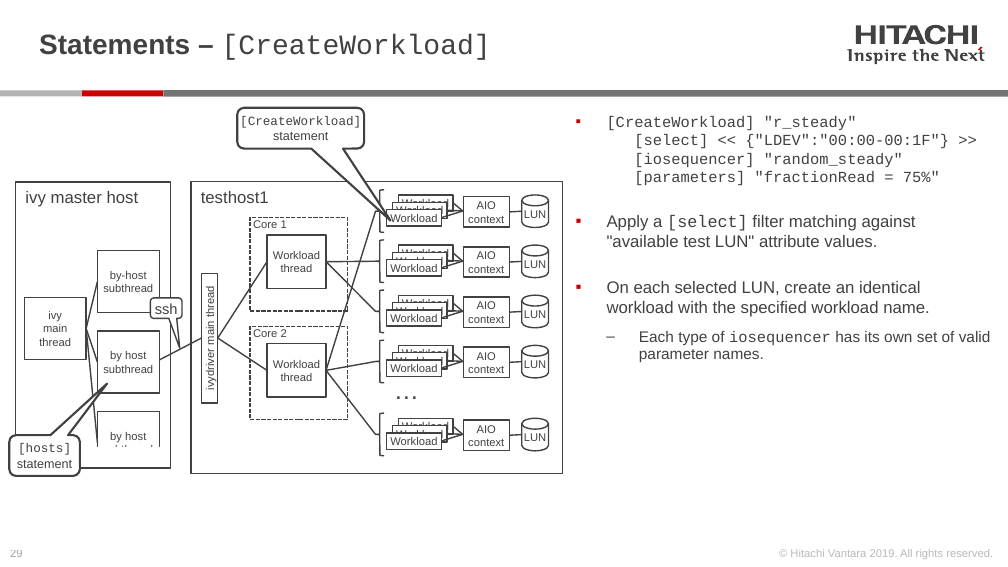
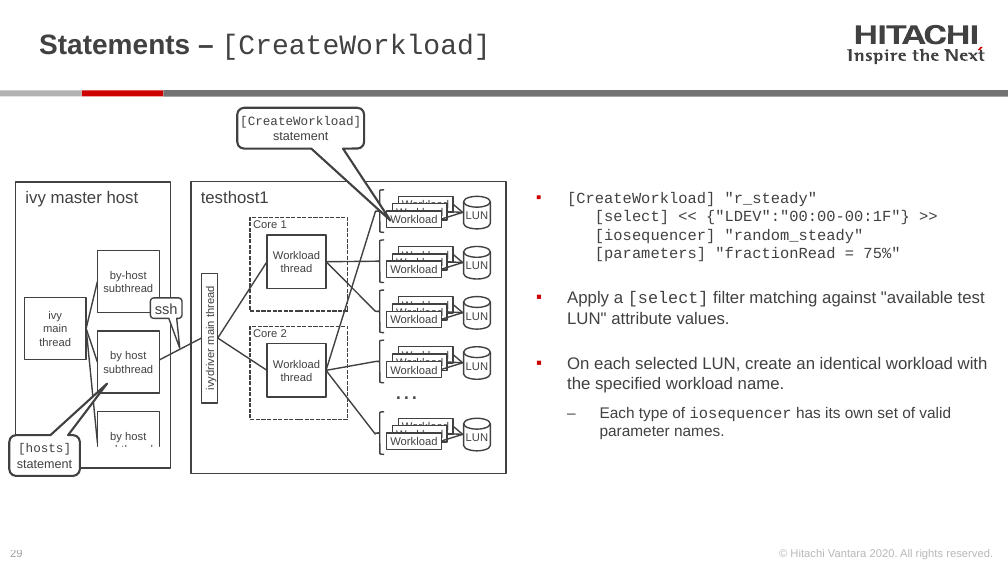
Before and after one commit to Hitachi-Data-Systems/ivy, a slide deck: slide 29 of doc/Programming the ivy engine.pptx. Drawn at 1008x567 pixels with LibreOffice and Linux fonts; fonts in the diff are those of the drawing. Boxes give left, top, right and bottom in pixels: in the first picture for what was removed or moved away, otherwise in the second. Text is boxed around its words. In the diff, an @@ line names an element or a change of style, - is before the commit and + after.

```diff
--- a/doc/Programming the ivy engine.pptx
+++ b/doc/Programming the ivy engine.pptx
@@ rectangle "testhost1": place and size @@
-rectangle "testhost1" at (191, 181, 562, 473)
+rectangle "testhost1" at (191, 181, 506, 473)
@@ rectangle removed at (464, 197, 510, 227) @@
-AIO context
@@ text "[CreateWorkload] "r_steady" [select] << {"LDEV":"00:00-00:1F ..." rewrapped from (607, 116, 991, 362) to (567, 192, 988, 439) @@
@@ line removed from (509, 212) to (522, 212) @@
@@ 5 cylinders: place and size @@
-5 cylinders at (522, 195, 549, 451)
+5 cylinders at (464, 197, 491, 451)
@@ rectangle removed at (464, 247, 510, 277) @@
-AIO context
@@ line removed from (509, 262) to (522, 261) @@
@@ rectangle removed at (464, 297, 510, 328) @@
-AIO context
@@ line removed from (509, 312) to (522, 311) @@
@@ rectangle removed at (464, 347, 510, 377) @@
-AIO context
@@ line removed from (509, 362) to (522, 362) @@
@@ rectangle removed at (464, 420, 510, 451) @@
-AIO context
@@ line removed from (509, 435) to (522, 434) @@
```
Also in this commit, not shown: 117 other slides changed, 3 slides added, 1 slide removed, 9 other files.
